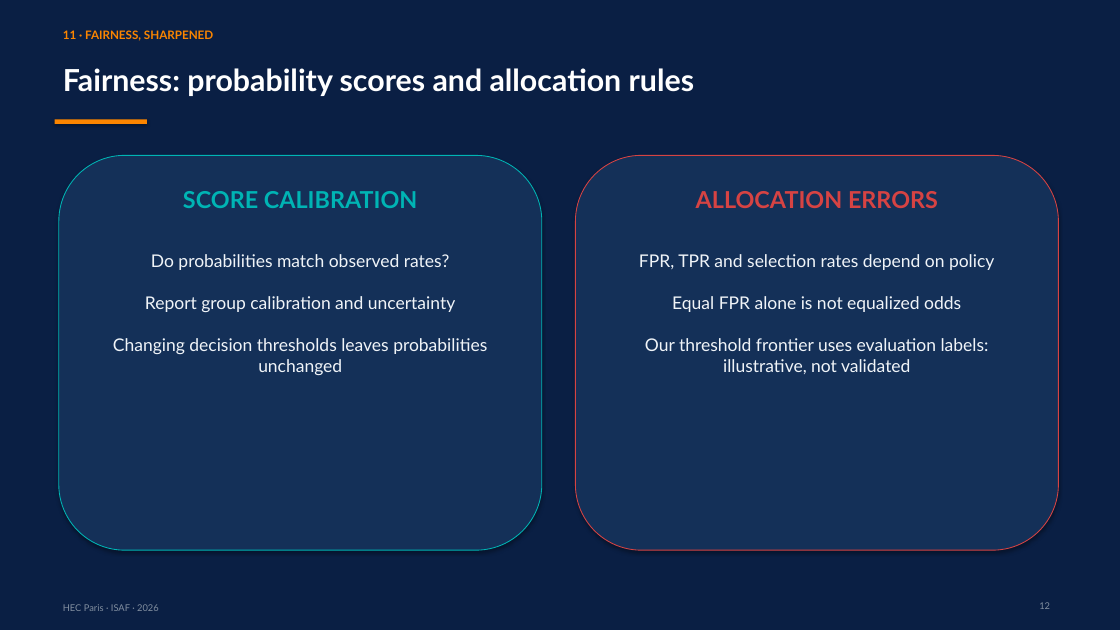
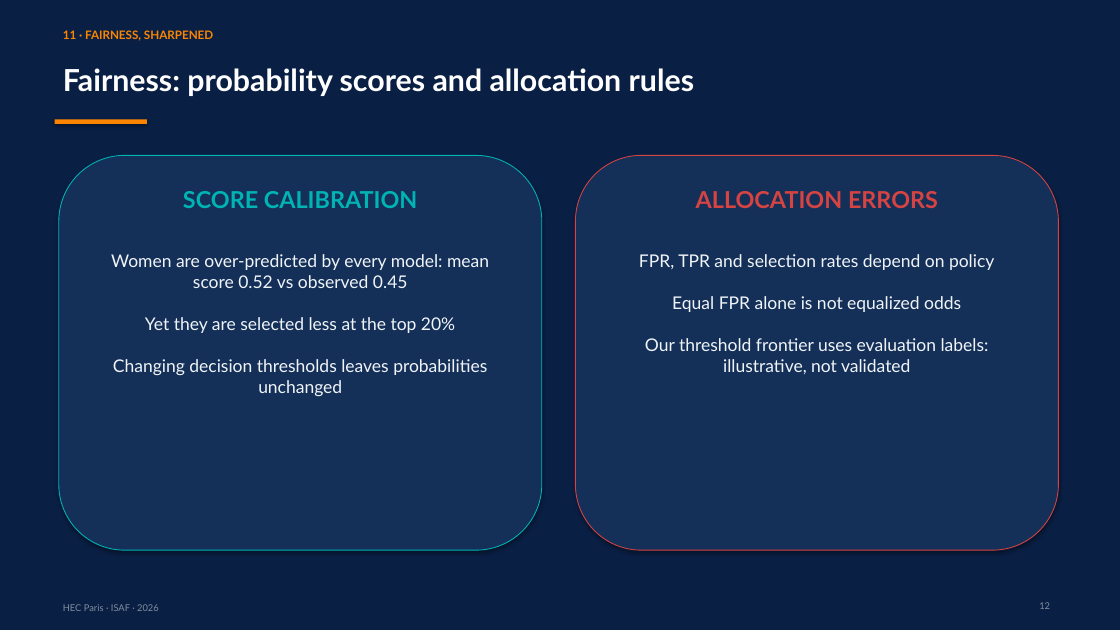
Before and after one commit to RyanBalech/recidivism-forecasting-analysis, a slide deck: slide 12 of reports/ISAF_Recidivism_Presentation.pptx. Drawn at 1120x630 pixels with LibreOffice and Linux fonts; fonts in the diff are those of the drawing. Boxes give left, top, right and bottom in pixels: in the first picture for what was removed or moved away, otherwise in the second. Text is boxed around its words. In the diff, an @@ line names an element or a change of style, - is before the commit and + after.

```diff
--- a/reports/ISAF_Recidivism_Presentation.pptx
+++ b/reports/ISAF_Recidivism_Presentation.pptx
@@ text at [111, 254, 489, 396]: text changed @@
-Do probabilities match observed rates?
-Report group calibration and uncertainty
-Changing decision thresholds leaves probabilities unchanged
+Women are over-predicted by every model: mean score 0.52 vs observed 0.45
+Yet they are selected less at the top 20%
+Changing decision thresholds leaves probabilities unchanged
```
Also in this commit, not shown: 6 other slides changed, 1 slide added, 8 other files.
